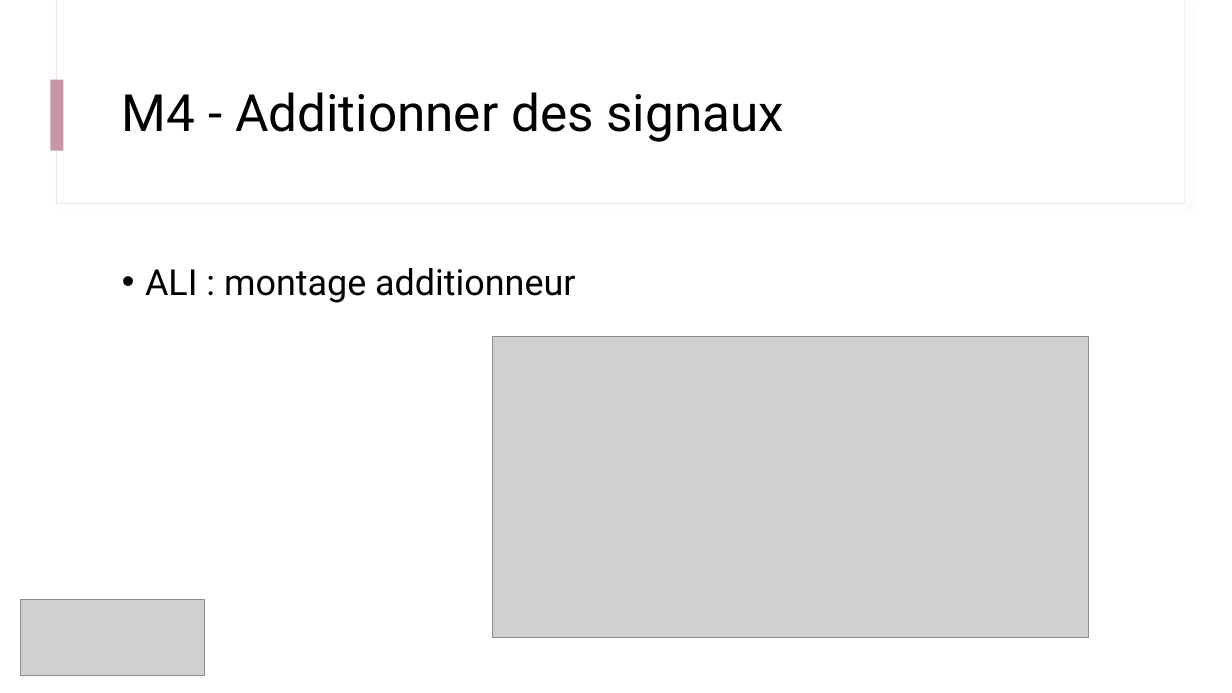
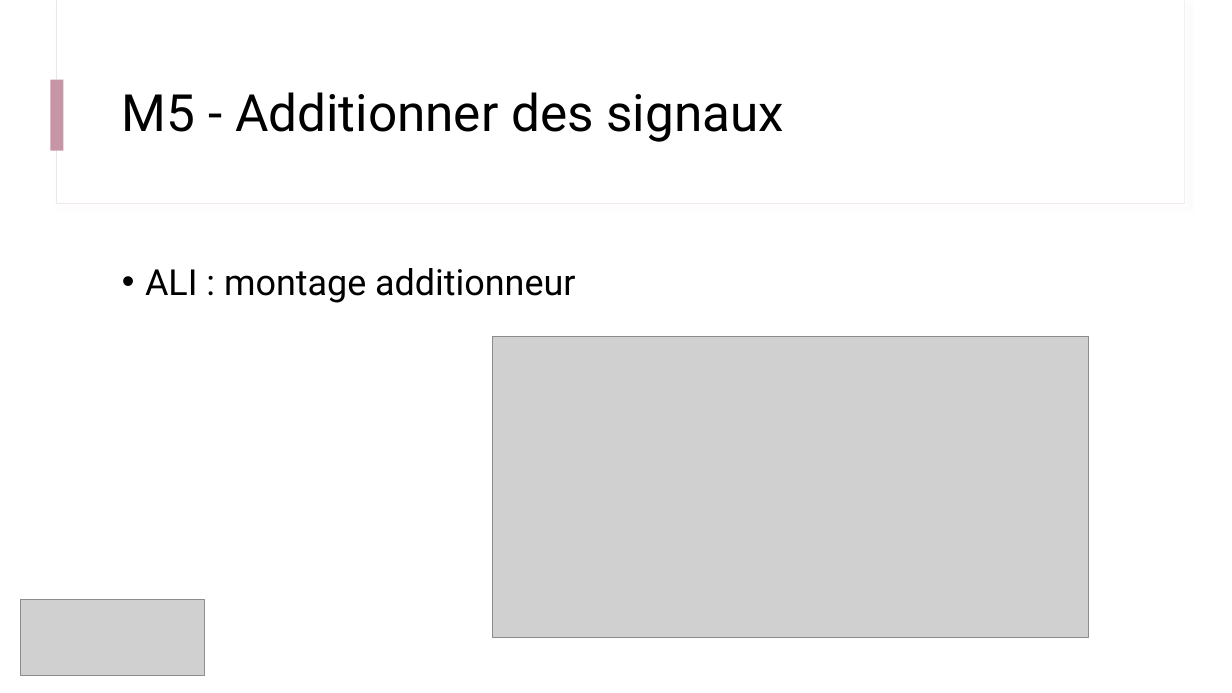
Before and after one commit to IOGS-Digital-Methods/semester-5, a slide deck: slide 8 of CeTI/b1_capteurs/B1_1_capteurs.pptx (slide 5 before the commit). Drawn at 1232x693 pixels with LibreOffice and Linux fonts; fonts in the diff are those of the drawing; grey boxes stand for pictures. Boxes give left, top, right and bottom in pixels: in the first picture for what was removed or moved away, otherwise in the second. Text is boxed around its words. In the diff, an @@ line names an element or a change of style, - is before the commit and + after.

```diff
--- a/CeTI/b1_capteurs/B1_1_capteurs.pptx
+++ b/CeTI/b1_capteurs/B1_1_capteurs.pptx
@@ title at <box>122,92,784,142</box>: text changed @@
-M4 - Additionner des signaux
+M5 - Additionner des signaux
```
Also in this commit, not shown: 1 other slide changed, 5 slides added, 1 other file.
